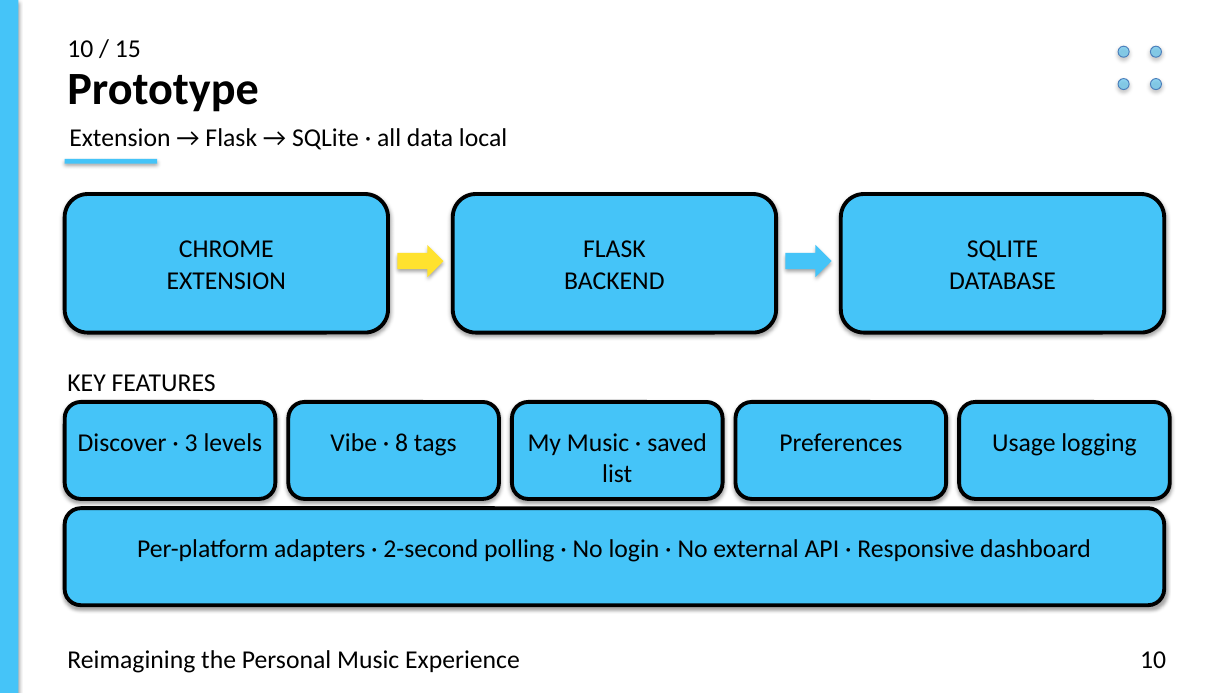
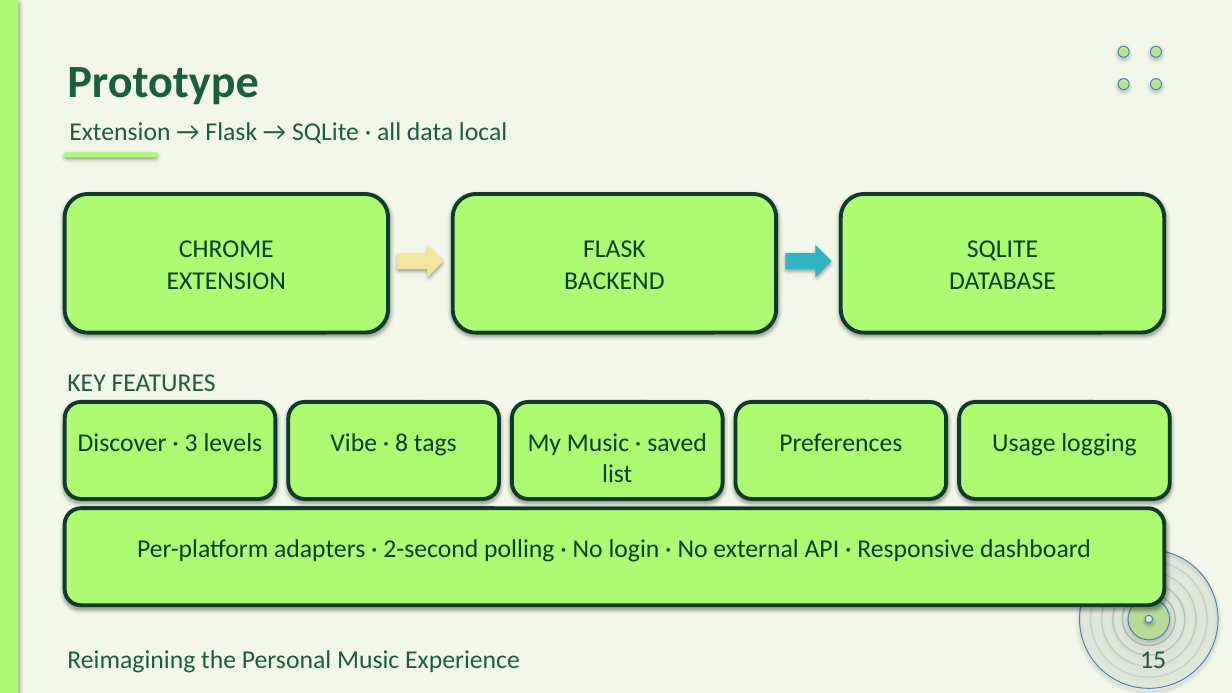
Before and after one commit to preet-kamdar/design-thinking-sem3, a slide deck: slide 15 of docs/Presentation.pptx (slide 10 before the commit). Drawn at 1232x693 pixels with LibreOffice and Linux fonts; fonts in the diff are those of the drawing. Boxes give left, top, right and bottom in pixels: in the first picture for what was removed or moved away, otherwise in the second. Text is boxed around its words. In the diff, an @@ line names an element or a change of style, - is before the commit and + after.

```diff
--- a/docs/Presentation.pptx
+++ b/docs/Presentation.pptx
@@ rectangle at (x1=0, y1=0, x2=1232, y2=693): fill #FFFFFF to #F2F7EA @@
@@ rectangle at (x1=0, y1=0, x2=18, y2=693): fill #45C4F8 to #ADFB70 @@
@@ text removed at (x1=67, y1=40, x2=141, y2=57) @@
-10 / 15
@@ fill #45C4F8 at 55% opacity to #ADFB70 at 55% opacity in 4 elements at (x1=1118, y1=46, x2=1129, y2=57), (x1=1151, y1=46, x2=1162, y2=57), (x1=1118, y1=79, x2=1129, y2=90), (x1=1151, y1=79, x2=1162, y2=90) @@
@@ text colour #000000 to #1B5E3F in 4 elements at (x1=67, y1=374, x2=216, y2=391), (x1=67, y1=650, x2=520, y2=673), (x1=67, y1=67, x2=258, y2=105), (x1=69, y1=122, x2=507, y2=144) @@
@@ rectangle at (x1=65, y1=152, x2=157, y2=157): fill #45C4F8 to #ADFB70 @@
@@ rectangle moved from (x1=65, y1=159, x2=157, y2=164) to (x1=65, y1=152, x2=157, y2=157) @@
@@ right arrow at (x1=397, y1=245, x2=444, y2=277): fill #FFE22E to #F5E3A0 @@
@@ right arrow at (x1=786, y1=245, x2=832, y2=277): fill #45C4F8 to #2FB4C2 @@
@@ fill #45C4F8 to #ADFB70; outline #000000 3 pt to #0E3B2A 3 pt in 9 elements at (x1=65, y1=194, x2=388, y2=333), (x1=453, y1=194, x2=776, y2=333), (x1=841, y1=194, x2=1165, y2=333), (x1=288, y1=402, x2=499, y2=499), (x1=512, y1=402, x2=723, y2=499), (x1=736, y1=402, x2=946, y2=499), (x1=959, y1=402, x2=1170, y2=499), (x1=65, y1=508, x2=1165, y2=605), (x1=65, y1=402, x2=275, y2=499) @@
@@ text colour #000000 to #0E3B2A in 9 elements at (x1=167, y1=240, x2=286, y2=289), (x1=564, y1=240, x2=664, y2=289), (x1=949, y1=240, x2=1056, y2=289), (x1=78, y1=433, x2=263, y2=451), (x1=330, y1=433, x2=457, y2=456), (x1=528, y1=433, x2=707, y2=482), (x1=779, y1=433, x2=902, y2=451), (x1=992, y1=433, x2=1136, y2=456), (x1=137, y1=539, x2=1091, y2=562) @@
@@ ellipse added at (x1=1080, y1=550, x2=1218, y2=689), fill #0E3B2A at 6% opacity @@
@@ ellipse added at (x1=1091, y1=561, x2=1207, y2=677), outline #0E3B2A 1.1 pt @@
@@ ellipse added at (x1=1102, y1=572, x2=1196, y2=666), outline #0E3B2A 1.1 pt @@
@@ ellipse added at (x1=1113, y1=583, x2=1185, y2=655), outline #0E3B2A 1.1 pt @@
@@ ellipse added at (x1=1123, y1=593, x2=1176, y2=646), outline #0E3B2A 1.1 pt @@
@@ ellipse added at (x1=1128, y1=598, x2=1170, y2=640), fill #ADFB70 at 45% opacity @@
@@ ellipse added at (x1=1145, y1=616, x2=1153, y2=623), fill #FFFFFF at 70% opacity @@
@@ text at (x1=1140, y1=651, x2=1166, y2=668): text changed; text colour #000000 to #1B5E3F @@
-10
+15
```
Also in this commit, not shown: 14 other slides changed, 5 slides added, 18 other files.
